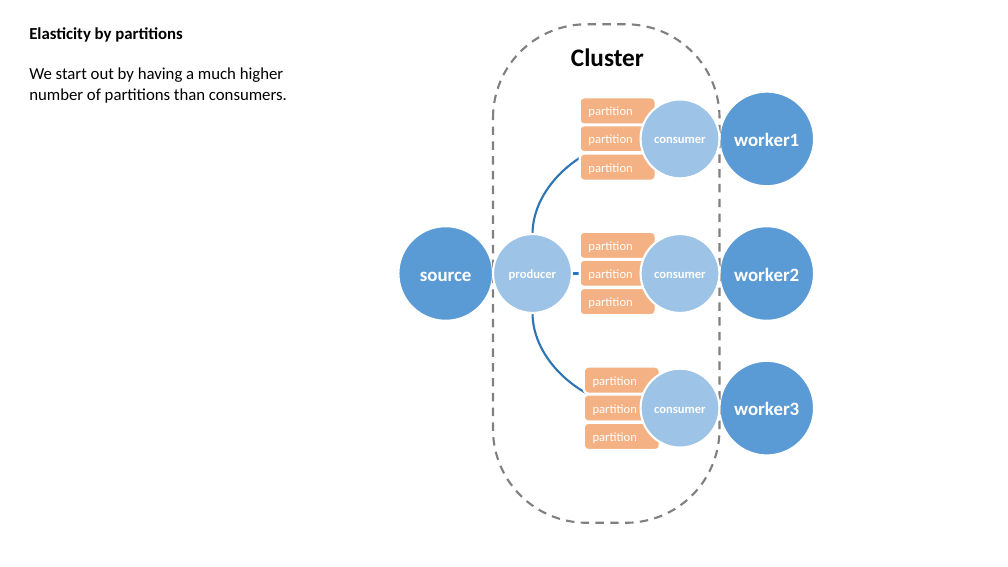
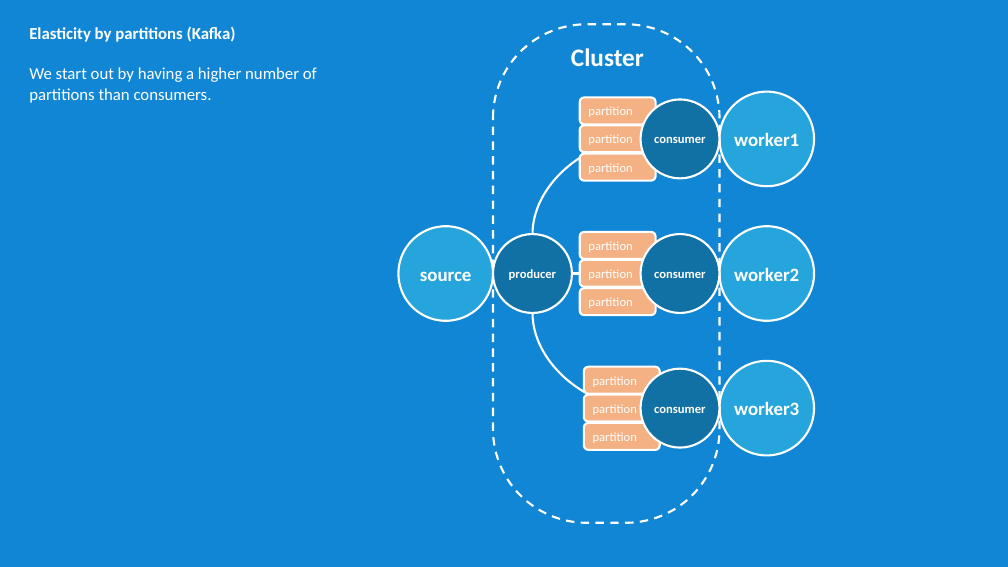
Before and after one commit to rogeralsing/Presentations, a slide deck: slide 18 of ClusterSoftware/clustersoftware.pptx (slide 7 before the commit). Drawn at 1008x567 pixels with LibreOffice and Linux fonts; fonts in the diff are those of the drawing. Boxes give left, top, right and bottom in pixels: in the first picture for what was removed or moved away, otherwise in the second. Text is boxed around its words. In the diff, an @@ line names an element or a change of style, - is before the commit and + after.

```diff
--- a/ClusterSoftware/clustersoftware.pptx
+++ b/ClusterSoftware/clustersoftware.pptx
@@ background #FFFFFF to #1186D5 @@
@@ text at box(29, 26, 317, 103): text changed; text colour #000000 to #FFFFFF @@
-Elasticity by partitions
-We start out by having a much higher number of partitions than consumers.
+Elasticity by partitions (Kafka)
+We start out by having a higher number of partitions than consumers.
@@ rounded rectangle at box(493, 24, 720, 523): outline #808080 2 pt dashed to #FFFFFF 2 pt dashed @@
@@ text "Cluster" at box(571, 48, 644, 66): text colour #000000 to #FFFFFF @@
@@ curved arrow (532, 234) - (640, 139): stroke #2E75B6 2 pt to #FFFFFF 2 pt @@
@@ fill #9DC3E6 to #1170A4 in 4 elements at box(493, 234, 572, 313), box(640, 100, 719, 178), box(640, 369, 719, 448), box(640, 234, 719, 313) @@
@@ arrow (572, 274) - (640, 274): stroke #2E75B6 2 pt to #FFFFFF 2 pt @@
@@ curved arrow (532, 313) - (640, 408): stroke #2E75B6 2 pt to #FFFFFF 2 pt @@
@@ fill #5B9BD5 to #25A5DC in 4 elements at box(399, 226, 493, 321), box(720, 226, 814, 321), box(720, 91, 814, 186), box(720, 361, 814, 455) @@
```
Also in this commit, not shown: 10 other slides changed, 23 slides added, 1 slide removed, 1 other file.
